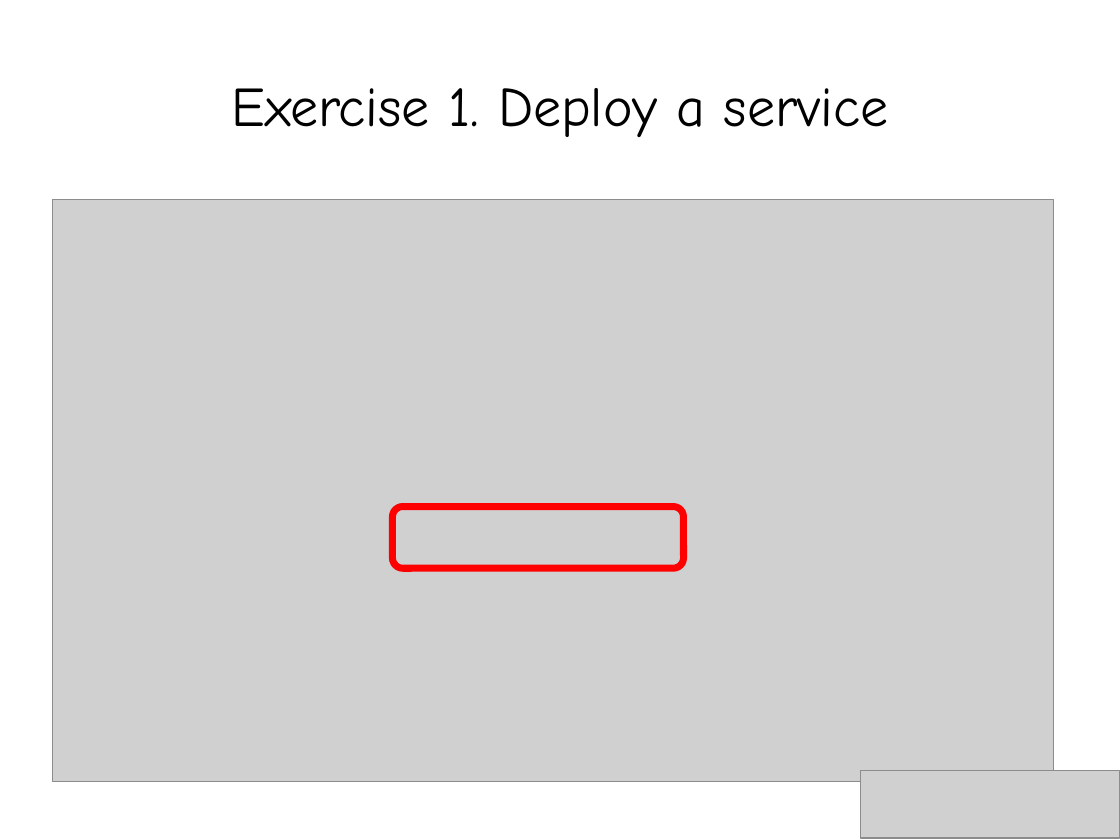
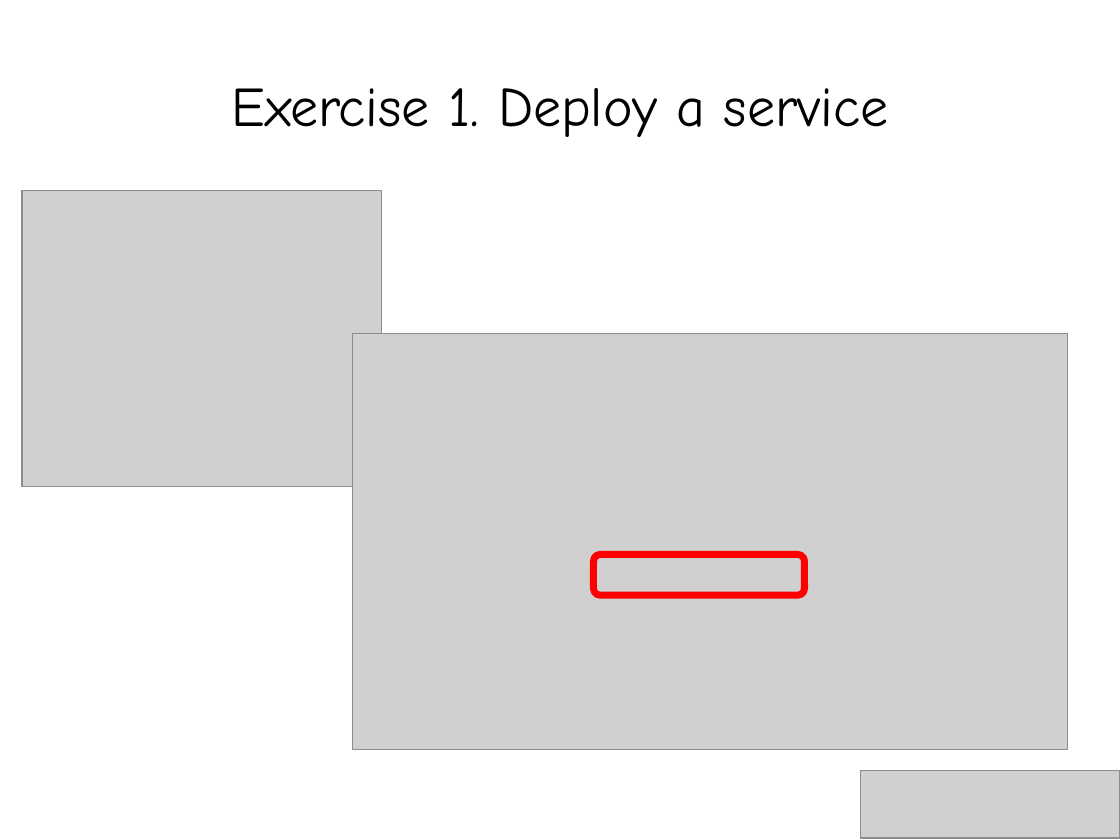
Before and after one commit to smolnik/diagrams, a slide deck: slide 25 of presentations/aws_ha_workshops.pptx. Drawn at 1120x840 pixels with LibreOffice and Linux fonts; fonts in the diff are those of the drawing; grey boxes stand for pictures. Boxes give left, top, right and bottom in pixels: in the first picture for what was removed or moved away, otherwise in the second. Text is boxed around its words. In the diff, an @@ line names an element or a change of style, - is before the commit and + after.

```diff
--- a/presentations/aws_ha_workshops.pptx
+++ b/presentations/aws_ha_workshops.pptx
@@ picture added at (22, 190, 382, 487) @@
@@ picture: place and size @@
-picture at (53, 199, 1054, 782)
+picture at (353, 334, 1067, 749)
@@ rounded rectangle: place and size @@
-rounded rectangle at (392, 506, 683, 568)
+rounded rectangle at (594, 554, 804, 595)
```
Also in this commit, not shown: 6 other slides changed, 3 slides added, 1 slide removed, 1 other file.
